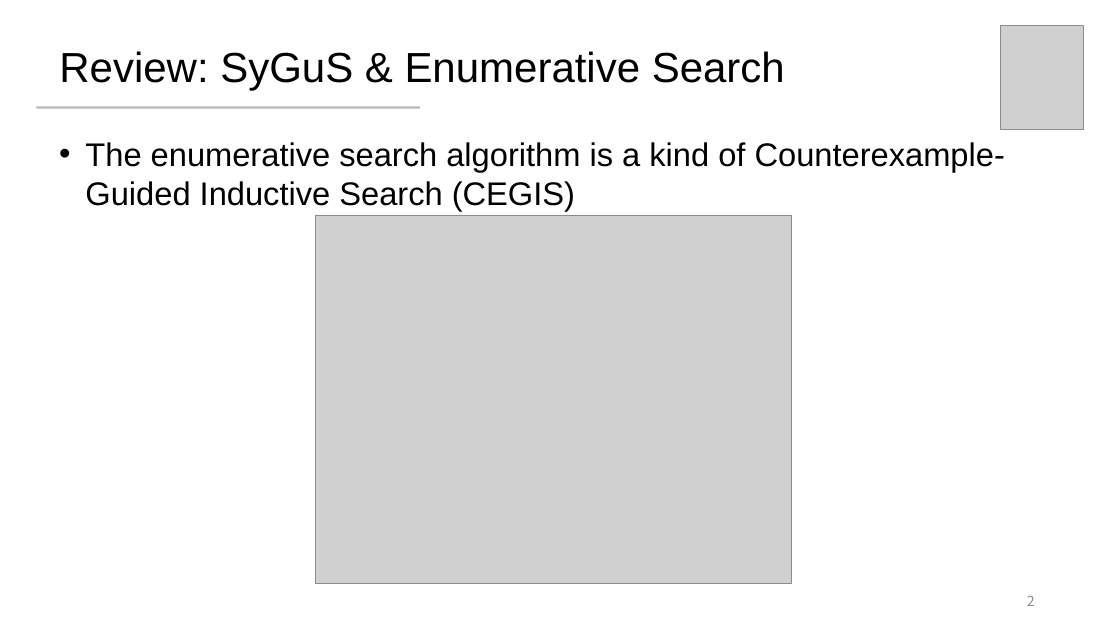
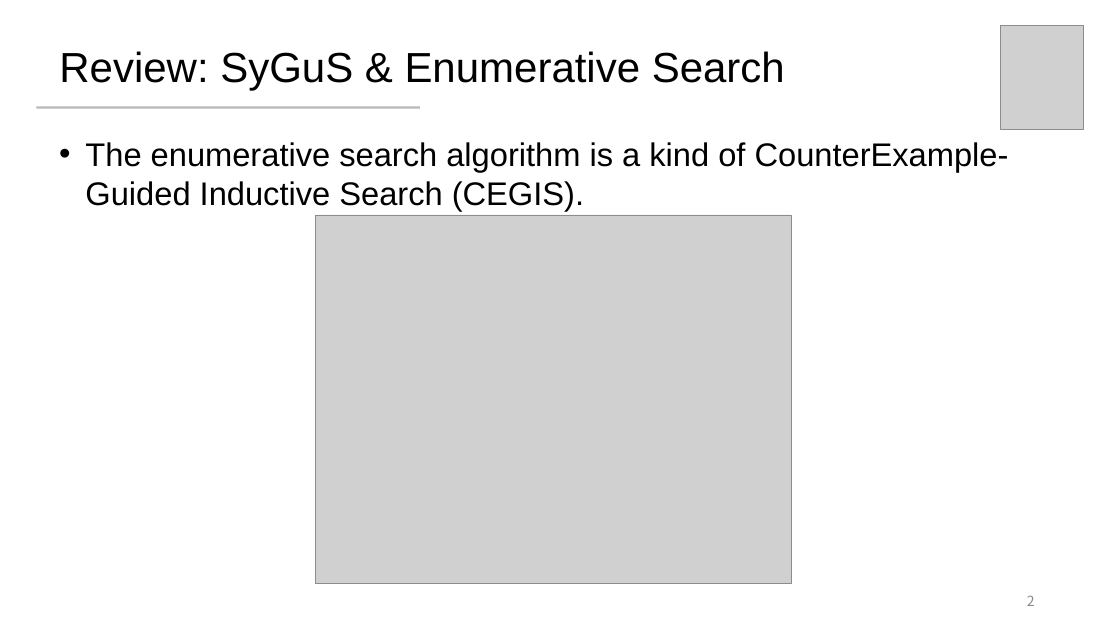
Before and after one commit to wx-csy/program-synthesis, a slide deck: slide 2 of Conflict-Driven.pptx. Drawn at 1120x630 pixels with LibreOffice and Linux fonts; fonts in the diff are those of the drawing; grey boxes stand for pictures. Boxes give left, top, right and bottom in pixels: in the first picture for what was removed or moved away, otherwise in the second. Text is boxed around its words. In the diff, an @@ line names an element or a change of style, - is before the commit and + after.

```diff
--- a/Conflict-Driven.pptx
+++ b/Conflict-Driven.pptx
@@ text at <box>85,142,1009,211</box>: text changed @@
-• The enumerative search algorithm is a kind of Counterexample-Guided Inductive Search (CEGIS)
+• The enumerative search algorithm is a kind of CounterExample-Guided Inductive Search (CEGIS).
```
Also in this commit, not shown: 9 other slides changed.
